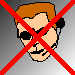
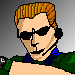
Two versions of the same layered image (75 × 75). Layer-by-layer changes:
hid "Pasted Layer #2" over bbox(0, 0, 75, 75)
painted on "Background" over bbox(0, 3, 75, 75)
